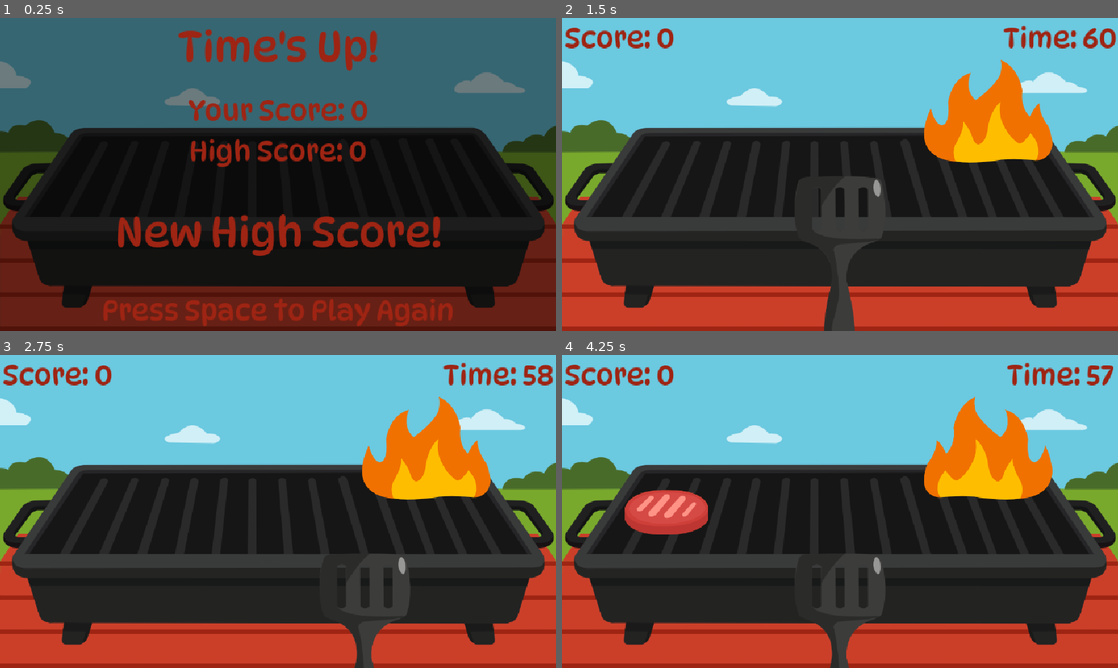
Above: before the commit, frames 1-4 (two rows, left to right).
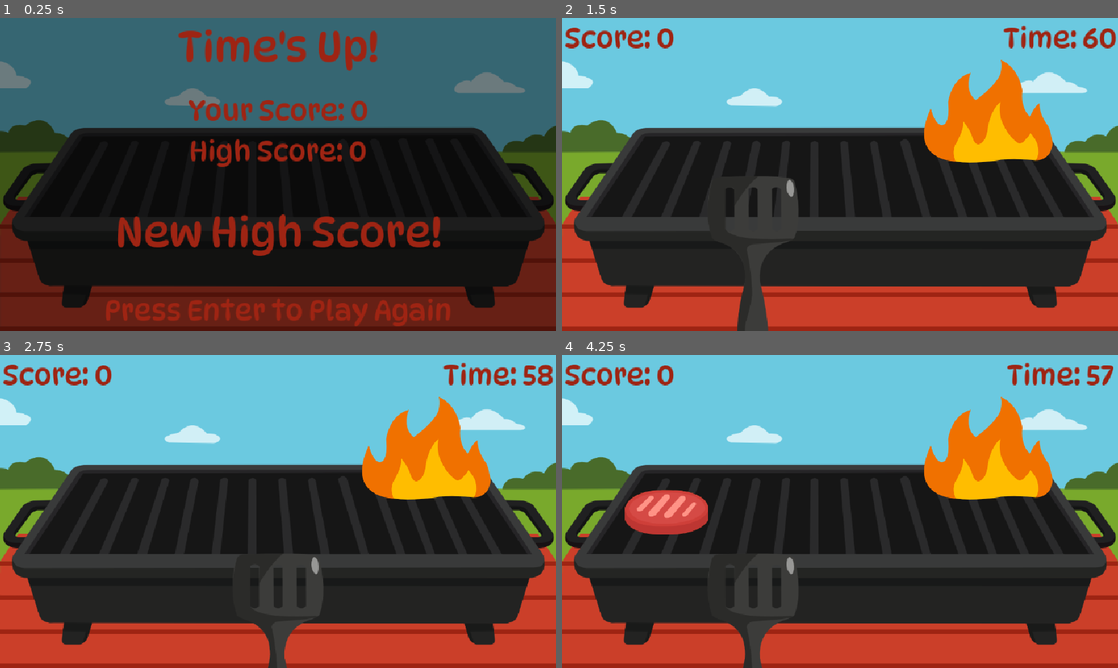
Above: after the commit, the same moments.

Repository: Allus-Interactive/30-days-of-summer-2025
Game: Godot game, scene res://scenes/menus/times_up_screen.tscn
Same seed, same stepped clock (60 frames per second), same inputs: the game is played once before the commit and once after it. This scene is started directly instead of the project's main scene.
Inputs:
- Up to frame 1 (0.25 s): no input
- Up to frame 2 (1.5 s): tap Space (flip) at 0.5, 1.35 s; hold D (move_right) 0.53-1.28 s; tap Enter (replay, bound only after the commit) at 0.6 s; hold A (move_left) from 1.28 s (still down)
- Up to frame 3 (2.75 s): tap Enter (replay, bound only after the commit) at 1.55, 2.1 s; release A (move_left) at 2.03 s; hold D (move_right) from 2.03 s (still down)
- Up to frame 4 (4.25 s): tap Enter (replay, bound only after the commit) at 2.85, 3.8 s; release D (move_right) at 3.53 s; hold A (move_left) from 3.53 s (still down); tap Space (flip) at 3.6 s

The runs differ from the first frame. In frame 1, 1.5% of the frame differs, in the area x 18-82%, y 89-99%; in frame 2, 3.4%; in frame 3, 3.3%; in frame 4, 5.6%, in the area x 29-89%, y 13-100%.

Commit message:
changed replay button

Diff:
--- a/project.godot
+++ b/project.godot
@@ -61,6 +61,11 @@
 "events": [Object(InputEventKey,"resource_local_to_scene":false,"resource_name":"","device":-1,"window_id":0,"alt_press …(192 unchanged characters)…
 ]
 }
+replay={
+"deadzone": 0.2,
+"events": [Object(InputEventKey,"resource_local_to_scene":false,"resource_name":"","device":-1,"window_id":0,"alt_pressed":false,"shift_pressed":false,"ctrl_pressed":false,"meta_pressed":false,"pressed":false,"keycode":0,"physical_keycode":4194309,"key_label":0,"unicode":0,"location":0,"echo":false,"script":null)
+]
+}
 
 [rendering]
 
--- a/scenes/menus/times_up_screen.gd
+++ b/scenes/menus/times_up_screen.gd
@@ -24,5 +24,5 @@
 
 
 func _process(_delta: float) -> void:
-	if Input.is_action_just_pressed("start"):
+	if Input.is_action_just_pressed("replay"):
 		get_tree().change_scene_to_file.call_deferred(game_scene)
--- a/scenes/menus/times_up_screen.tscn
+++ b/scenes/menus/times_up_screen.tscn
@@ -67,6 +67,6 @@
 offset_right = 960.0
 offset_bottom = 535.0
 theme = ExtResource("7_xvht3")
-text = "Press Space to Play Again"
+text = "Press Enter to Play Again"
 horizontal_alignment = 1
 vertical_alignment = 1
